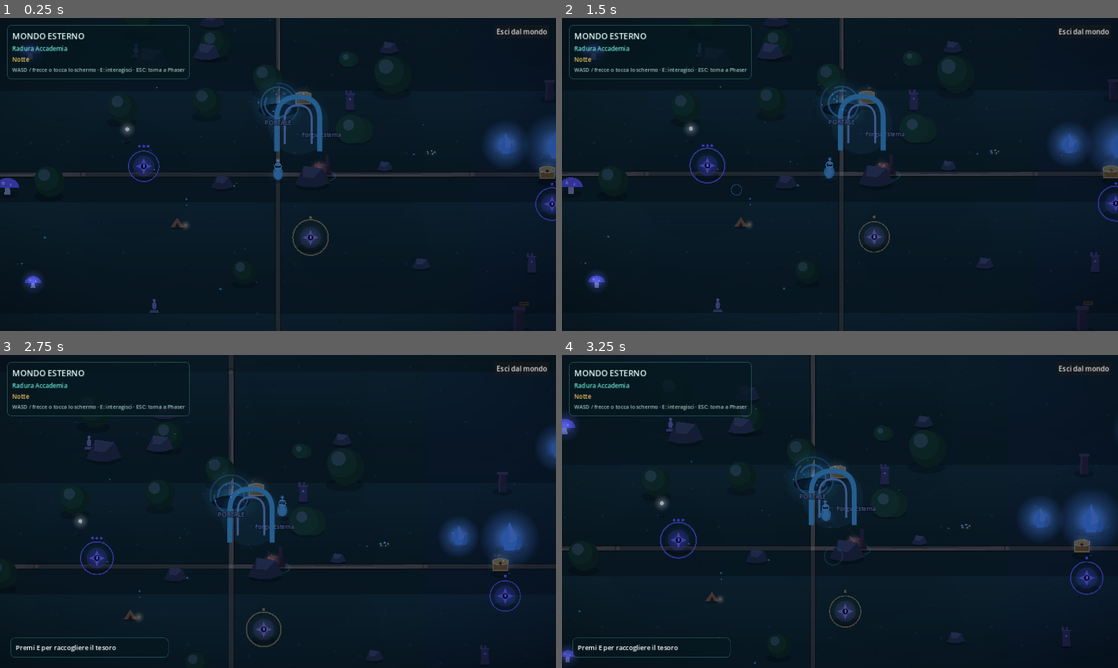
Above: before the commit, frames 1-4 (two rows, left to right).
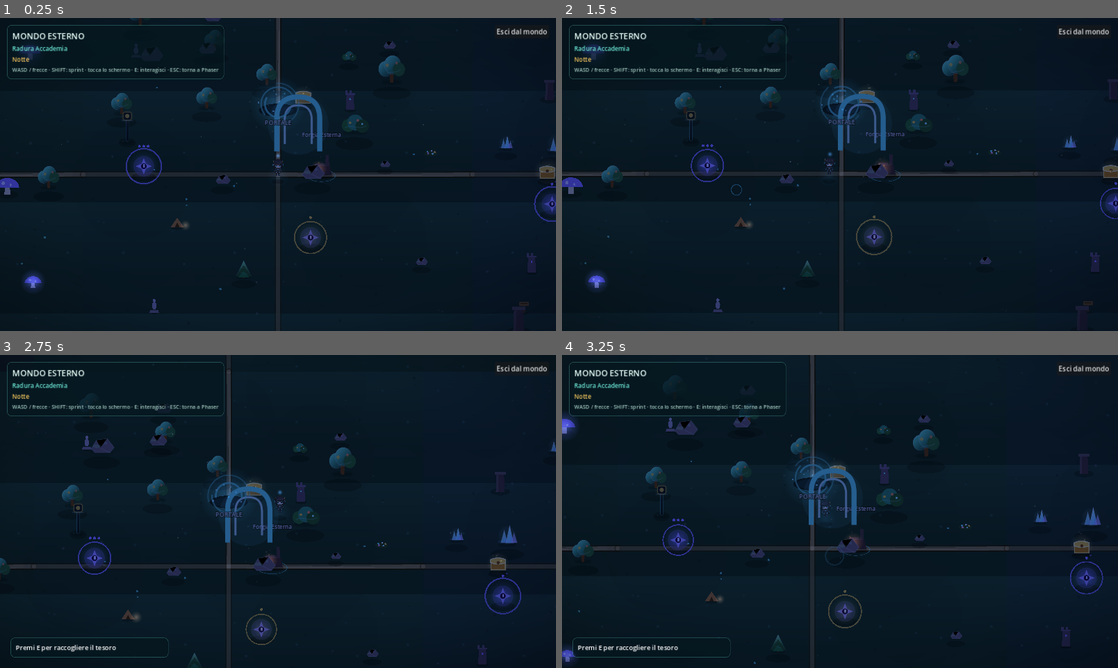
Above: after the commit, the same moments.

Repository: ingdesantispaolo-bot/New-project
Game: Godot game, scene res://scenes/outdoor_world.tscn
Two runs of this game, one before a commit and one after it. Both use one fixed random seed, a clock stepped at 60 frames per second and the inputs below.
Inputs (mouse positions are in pixels of both pictures, inside the frame that each line leads up to):
- Up to frame 1 (0.25 s): no input
- Up to frame 2 (1.5 s): move the mouse to (962, 158) at 0.52 s; hold D (move_right) 0.53-1.25 s; hold Shift (sprint, bound only after the commit) 0.53-1.25 s; click (962, 158) at 0.67 s; drag from (728, 190) to (856, 99) at 1.27 s
- Up to frame 3 (2.75 s): move the mouse to (333, 442) at 2.02 s; hold D (move_right) from 2.03 s (still down); hold Shift (sprint, bound only after the commit) from 2.03 s (still down)
- Up to frame 4 (3.25 s): release D (move_right) at 2.75 s; release Shift (sprint, bound only after the commit) at 2.75 s; drag from (812, 574) to (656, 558) at 2.77 s

The runs differ from the first frame. In frame 1, 3.3% of the frame differs, in the area x 6-100%, y 0-82%; in frame 2, 3.2%; in frame 3, 5.5%, in the area x 0-100%, y 2-100%; in frame 4, 4.1%.

Commit message:
fix transizioni

Diff:
--- a/godot/project.godot
+++ b/godot/project.godot
@@ -24,5 +24,6 @@
 move_down={"deadzone": 0.5, "events": [Object(InputEventKey,"physical_keycode":83), Object(InputEventKey,"physical_keycode":4194322)]}
 move_left={"deadzone": 0.5, "events": [Object(InputEventKey,"physical_keycode":65), Object(InputEventKey,"physical_keycode":4194319)]}
 move_right={"deadzone": 0.5, "events": [Object(InputEventKey,"physical_keycode":68), Object(InputEventKey,"physical_keycode":4194321)]}
+sprint={"deadzone": 0.5, "events": [Object(InputEventKey,"physical_keycode":4194325)]}
 interact={"deadzone": 0.5, "events": [Object(InputEventKey,"physical_keycode":69), Object(InputEventKey,"physical_keycode":32)]}
 leave_portal={"deadzone": 0.5, "events": [Object(InputEventKey,"physical_keycode":27)]}
--- a/godot/scripts/outdoor_world.gd
+++ b/godot/scripts/outdoor_world.gd
@@ -207,7 +207,7 @@
 	phase_label.add_theme_font_size_override("font_size", 14)
 	info.add_child(phase_label)
 	var hint := Label.new()
-	hint.text = "WASD / frecce o tocca lo schermo · E: interagisci · ESC: torna a Phaser"
+	hint.text = "WASD / frecce · SHIFT: sprint · tocca lo schermo · E: interagisci · ESC: torna a Phaser"
 	hint.add_theme_color_override("font_color", Color("9fc4bb"))
 	hint.add_theme_font_size_override("font_size", 12)
 	info.add_child(hint)
--- a/godot/scripts/player_controller.gd
+++ b/godot/scripts/player_controller.gd
@@ -11,12 +11,13 @@
 
 func _physics_process(delta: float) -> void:
 	var input_vector := Input.get_vector("move_left", "move_right", "move_up", "move_down")
+	var move_speed := speed * (1.65 if Input.is_action_pressed("sprint") else 1.0)
 	if input_vector.length() > 0.0:
-		velocity = input_vector * speed
+		velocity = input_vector * move_speed
 		touch_target = Vector2.INF
 	elif touch_target != Vector2.INF:
 		var direction := global_position.direction_to(touch_target)
-		velocity = direction * speed
+		velocity = direction * move_speed
 		if global_position.distance_to(touch_target) < 8.0:
 			touch_target = Vector2.INF
 			velocity = Vector2.ZERO
--- a/godot/scripts/save_bridge.gd
+++ b/godot/scripts/save_bridge.gd
@@ -57,7 +57,11 @@
 	payload["schemaVersion"] = SCHEMA_VERSION
 	if is_web():
 		var encoded := JSON.stringify(payload)
-		JavaScriptBridge.eval("window.__ELI_OUTDOOR_RESULT__ = %s; window.localStorage.setItem('eli-quest-outdoor-result', JSON.stringify(window.__ELI_OUTDOOR_RESULT__)); window.location.href = %s;" % [encoded, JSON.stringify(return_url)], true)
+		var target_url := return_url if return_url != "" else "/"
+		# Delay navigation by one browser tick: quitting the Godot runtime in the
+		# same JS evaluation can otherwise cancel the Phaser return on Web.
+		JavaScriptBridge.eval("window.__ELI_OUTDOOR_RESULT__ = %s; window.localStorage.setItem('eli-quest-outdoor-result', JSON.stringify(window.__ELI_OUTDOOR_RESULT__)); window.setTimeout(function(){ window.location.href = %s; }, 50);" % [encoded, JSON.stringify(target_url)], true)
+		return
 	else:
 		write_result(payload)
 
--- a/godot/scripts/visual_factory.gd
+++ b/godot/scripts/visual_factory.gd
@@ -16,6 +16,8 @@
 const AmbientAnim := preload("res://scripts/ambient_anim.gd")
 const TREASURE_TEXTURE: Texture2D = preload("res://assets/academy-treasure.svg")
 const ENCOUNTER_TEXTURE: Texture2D = preload("res://assets/academy-encounter.svg")
+const OUTDOOR_SHEET: Texture2D = preload("res://assets/outdoor-world-sheet.png")
+const PLAYER_SHEET: Texture2D = preload("res://assets/eli-robot-girl-sheet.png")
 
 const ENCOUNTER_COLORS := {
 	"times": Color("f6c85f"),
@@ -27,6 +29,40 @@
 
 static var _glow_texture: Texture2D
 static var _add_material: CanvasItemMaterial
+
+static func outdoor_sprite(frame_name: String, target_size: Vector2, y: float = 0.0) -> Sprite2D:
+	var regions := {
+		"tree": Rect2(0, 0, 132, 132), "pine": Rect2(140, 0, 120, 148),
+		"bush": Rect2(268, 0, 124, 92), "flower": Rect2(400, 0, 132, 88),
+		"rock": Rect2(540, 0, 116, 76), "crystal": Rect2(664, 0, 132, 132),
+		"ruin": Rect2(804, 0, 108, 148), "lamp": Rect2(920, 0, 96, 152),
+		"bridge": Rect2(0, 160, 156, 72), "pond": Rect2(164, 160, 164, 104),
+		"bench": Rect2(336, 160, 132, 86), "sun": Rect2(476, 160, 104, 104),
+		"dust": Rect2(588, 160, 118, 92), "wisp": Rect2(714, 160, 104, 116),
+		"shadow": Rect2(826, 160, 126, 86), "beacon": Rect2(0, 284, 112, 128),
+	}
+	if not regions.has(frame_name):
+		return null
+	var atlas := AtlasTexture.new()
+	atlas.atlas = OUTDOOR_SHEET
+	atlas.region = regions[frame_name]
+	var sprite := Sprite2D.new()
+	sprite.texture = atlas
+	sprite.position.y = y
+	sprite.scale = target_size / atlas.region.size
+	sprite.texture_filter = CanvasItem.TEXTURE_FILTER_LINEAR
+	return sprite
+
+static func player_sprite(target_size: Vector2 = Vector2(58, 58)) -> Sprite2D:
+	var atlas := AtlasTexture.new()
+	atlas.atlas = PLAYER_SHEET
+	atlas.region = Rect2(0, 0, 96, 96)
+	var sprite := Sprite2D.new()
+	sprite.texture = atlas
+	sprite.scale = target_size / atlas.region.size
+	sprite.position = Vector2(0, -17)
+	sprite.texture_filter = CanvasItem.TEXTURE_FILTER_LINEAR
+	return sprite
 
 # ---------------------------------------------------------------------------
 # Risorse condivise
@@ -141,6 +177,29 @@
 static func build_obstacle(kind: String, radius: float, rgb: int, variant: float) -> Node2D:
 	var root := Node2D.new()
 	var color := hex_color(rgb).darkened(variant * 0.16)
+	var sprite_name := ""
+	var target := Vector2.ZERO
+	match kind:
+		"tree":
+			sprite_name = "pine" if variant > 0.58 else "tree"
+			target = Vector2(radius * 1.65, radius * 1.85)
+		"bush":
+			sprite_name = "bush"
+			target = Vector2(radius * 1.75, radius * 1.3)
+		"crystal":
+			sprite_name = "crystal"
+			target = Vector2(radius * 1.65, radius * 1.65)
+		"ruin":
+			sprite_name = "ruin"
+			target = Vector2(radius * 1.45, radius * 1.9)
+		_:
+			if kind == "rock":
+				sprite_name = "rock"
+				target = Vector2(radius * 1.85, radius * 1.25)
+	if sprite_name != "":
+		root.add_child(make_shadow(radius * 1.05, radius * 0.36, 0.24, radius * 0.5))
+		root.add_child(outdoor_sprite(sprite_name, target, -target.y * 0.42))
+		return root
 	match kind:
 		"tree":
 			root.add_child(make_shadow(radius * 1.05, radius * 0.36, 0.24, radius * 0.5))
@@ -251,6 +310,30 @@
 static func build_prop(kind: String, accent_rgb: int, variant: float) -> Node2D:
 	var root := Node2D.new()
 	var accent := hex_color(accent_rgb)
+	var sprite_name := ""
+	var target := Vector2.ZERO
+	match kind:
+		"lamp":
+			sprite_name = "lamp"
+			target = Vector2(58, 92)
+		"bridge":
+			sprite_name = "bridge"
+			target = Vector2(112, 52)
+		"river":
+			sprite_name = "pond"
+			target = Vector2(118, 74)
+		"bench":
+			sprite_name = "bench"
+			target = Vector2(88, 58)
+		"beacon":
+			sprite_name = "beacon"
+			target = Vector2(62, 74)
+	if sprite_name != "":
+		root.add_child(make_shadow(target.x * 0.34, target.y * 0.12, 0.24, 3))
+		var sprite := outdoor_sprite(sprite_name, target, -target.y * 0.38)
+		sprite.modulate = Color(1, 1, 1, 0.96)
+		root.add_child(sprite)
+		return root
 	match kind:
 		"lamp":
 			root.add_child(make_shadow(8, 3.4, 0.24, 2))
@@ -576,20 +659,10 @@
 	root.add_child(aura)
 	var visual := Node2D.new()
 	visual.name = "Visual"
-	visual.add_child(make_polygon(ellipse_polygon(12, 15, 18), accent.darkened(0.12), Vector2(0, -2)))
-	visual.add_child(make_polygon(ellipse_polygon(8, 10, 16), accent.lightened(0.1), Vector2(0, 0)))
-	visual.add_child(make_polygon(circle_polygon(9, 16), accent.lightened(0.24), Vector2(0, -18)))
-	visual.add_child(make_polygon(PackedVector2Array([
-		Vector2(-6, -21), Vector2(6, -21), Vector2(6, -16), Vector2(-6, -16),
-	]), Color(0.04, 0.1, 0.13, 0.92)))
-	visual.add_child(make_polygon(PackedVector2Array([
-		Vector2(-4.6, -20.2), Vector2(4.6, -20.2), Vector2(4.6, -18.6), Vector2(-4.6, -18.6),
-	]), Color(0.55, 0.95, 0.9, 0.9)))
-	visual.add_child(make_polygon(PackedVector2Array([
-		Vector2(-0.7, -27), Vector2(0.7, -27), Vector2(0.7, -31), Vector2(-0.7, -31),
-	]), accent.darkened(0.2)))
-	var tip := make_glow(6, accent.lightened(0.3), 1.0)
-	tip.position = Vector2(0, -32)
+	visual.add_child(player_sprite())
+	var tip := make_glow(7, accent.lightened(0.3), 0.72)
+	tip.position = Vector2(0, -43)
+	tip.add_to_group("night_glow")
 	visual.add_child(tip)
 	root.add_child(visual)
 	return root
Binary file added: godot/assets/eli-robot-girl-sheet.png
Not shown, added: godot/assets/eli-robot-girl-sheet.png.import
Binary file added: godot/assets/outdoor-world-sheet.png
Not shown, added: godot/assets/outdoor-world-sheet.png.import
Not shown, added: godot/scripts/ambient_anim.gd.uid
Not shown, added: godot/scripts/roundtrip_audit.gd.uid
Not shown, added: godot/scripts/visual_factory.gd.uid
Not shown, changed: godot/assets/README.md
Not shown, changed: public/godot/outdoor/index.html
Not shown, changed: public/godot/outdoor/index.pck
